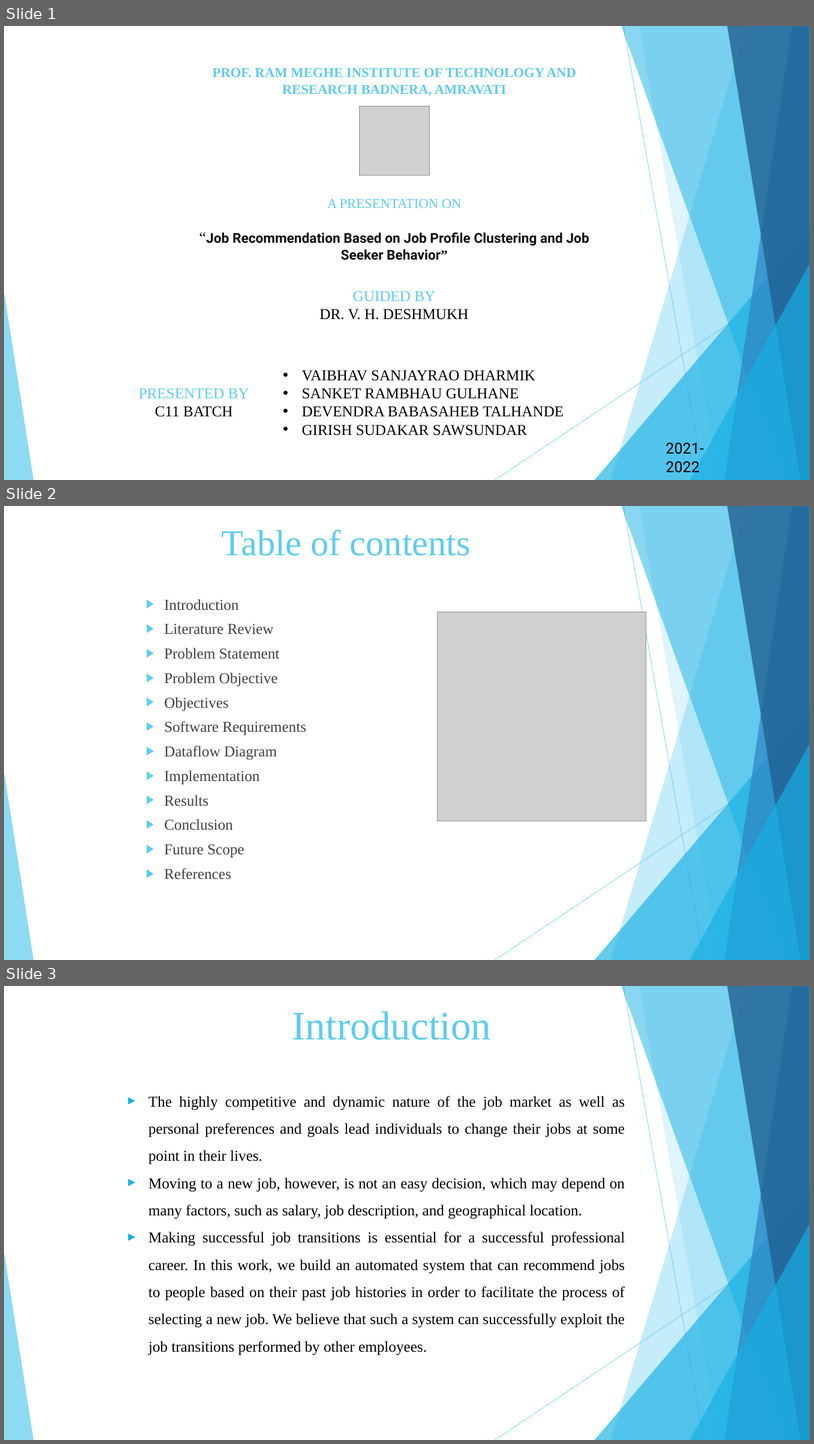
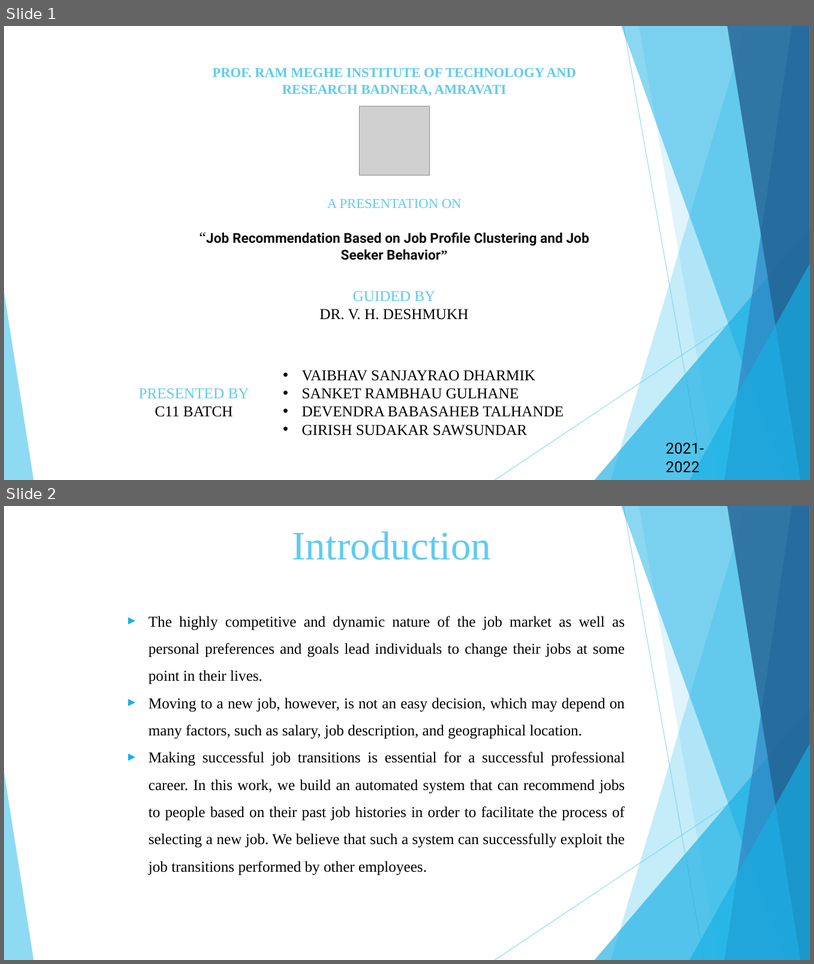
Before and after one commit to Vaibhav-Dharmik/project_reports_final_yr, a slide deck: final_submission_ppt.pptx. Shown one above the other, each under a label of ours: slides 1, 2 and 3 before the commit, slides 1 and 2 after it. The pictures are 814x1444 and 814x964 pixels, drawn with LibreOffice and Linux fonts; fonts in the diff are those of the drawing; grey boxes stand for pictures. Boxes give left, top, right and bottom in pixels: in the first picture for what was removed or moved away, otherwise in the second. Text is boxed around its words. In the diff, an @@ line names an element or a change of style, - is before the commit and + after.

```diff
--- a/final_submission_ppt.pptx
+++ b/final_submission_ppt.pptx
@@ slide 2 removed at [4, 506, 810, 960], background #FFFFFF; not listed: 10 template elements that a slide beside it also shows @@
@@ title removed at [222, 529, 471, 556] @@
-Table of contents
@@ text removed at [164, 599, 306, 879] @@
-▶ Introduction
-▶ Literature Review
-▶ Problem Statement
-▶ Problem Objective
-▶ Objectives
-▶ Software Requirements
-▶ Dataflow Diagram
-▶ Implementation
-▶ Results
-▶ Conclusion
-▶ Future Scope
-▶ References
@@ picture removed at [438, 612, 647, 821] @@
@@ what was slide 3 is now slide 2 @@
```
Also in this commit, not shown: 2 slides added, 3 other slides removed, 3 other files.
